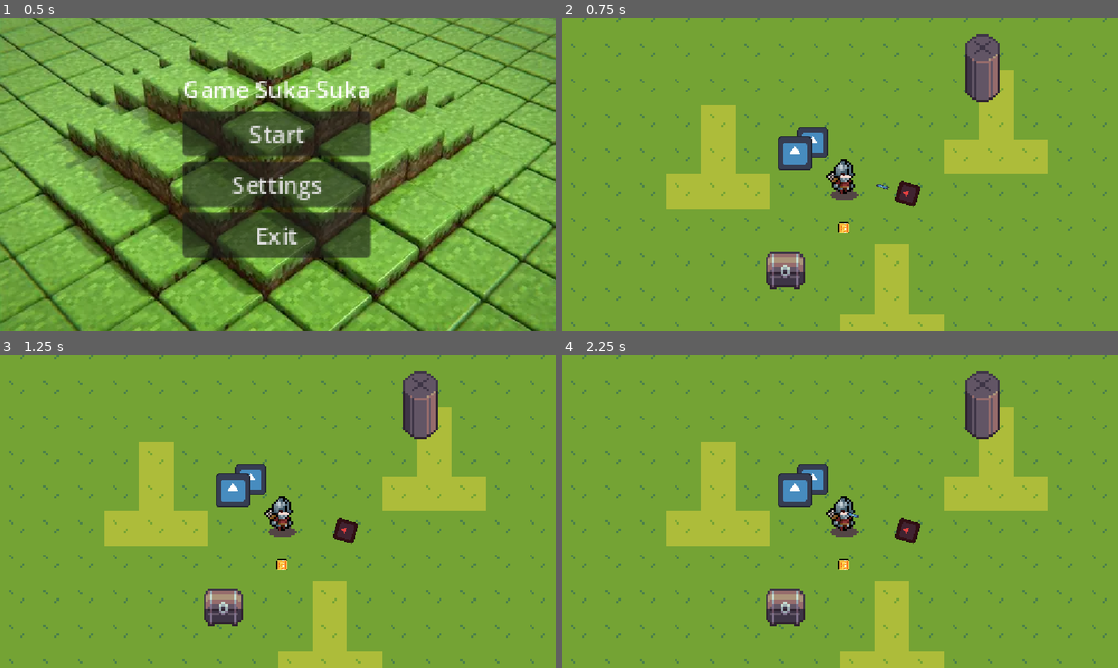
Above: before the commit, frames 1-4 (two rows, left to right).
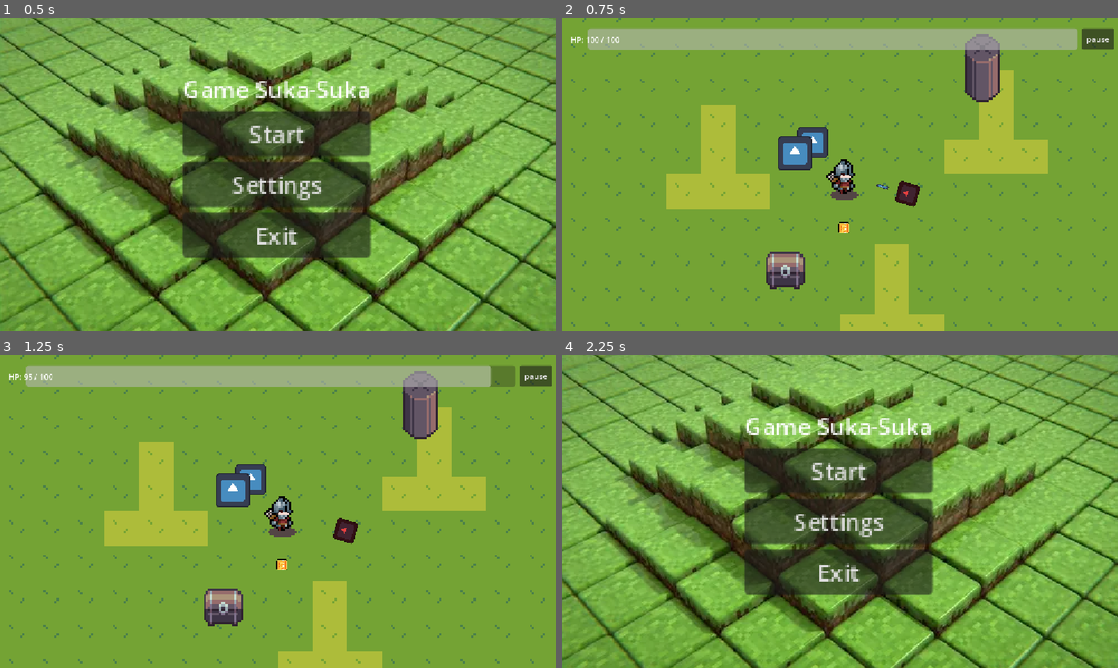
Above: after the commit, the same moments.

Repository: whyfren/HavenJakartaPrepare
Game: Godot game, scene res://UI/Menu.tscn
Same seed, same stepped clock (60 frames per second), same inputs: the game is played once before the commit and once after it. The engine's default icon, where the game draws it, is replaced by a stand-in: a white triangle on a blue panel in a dark square.
Inputs (mouse positions are in pixels of both pictures, inside the frame that each line leads up to):
- Up to frame 1 (0.5 s): no input
- Up to frame 2 (0.75 s): click "Start" at 0.5 s
- Up to frame 3 (1.25 s): no input
- Up to frame 4 (2.25 s): click (1095, 376) at 1.25 s, where only the run after the commit has a clickable "pause"; click (840, 570) at 2 s, where only the run after the commit has a clickable "Main Menu"

Frame 1 is identical in both runs. In frame 2, 6.3% of the frame differs, in the area x 1-100%, y 3-11%; in frame 3, 6.3%; in frame 4, 73%, in the area x 0-100%, y 0-100%.

Commit message:
adding health system, fixing pause system, adding helath damage to the enemy arrow

Diff:
--- /dev/null
+++ b/UI/hud.gd
@@ -0,0 +1,28 @@
+extends Control
+
+@onready var health_bar: ProgressBar = $ProgressBar
+@onready var health_label: Label = $Label
+@onready var pause_button: Button = $Pause
+
+func _ready() -> void:
+	Gamemanager.health_changed.connect(_on_health_changed)
+
+	_update_health(
+		Gamemanager.current_health,
+		Gamemanager.max_health
+	)
+
+
+func _on_health_changed(current: float, maximum: float) -> void:
+	_update_health(current, maximum)
+
+
+func _on_pause_pressed():
+	Gamemanager.toggle_pause()
+
+
+func _update_health(current: float, maximum: float) -> void:
+	health_bar.max_value = maximum
+	health_bar.value = current
+
+	health_label.text = "HP: %d / %d" % [current, maximum]
--- /dev/null
+++ b/UI/hud.tscn
@@ -0,0 +1,38 @@
+[gd_scene format=3 uid="uid://dc8ldq2y53pwc"]
+
+[ext_resource type="Script" uid="uid://eb36dhuhxsil" path="res://UI/hud.gd" id="1_37p78"]
+
+[node name="HUD" type="Control" unique_id=634769212]
+layout_mode = 3
+anchors_preset = 15
+anchor_right = 1.0
+anchor_bottom = 1.0
+grow_horizontal = 2
+grow_vertical = 2
+script = ExtResource("1_37p78")
+
+[node name="ProgressBar" type="ProgressBar" parent="." unique_id=74319950]
+layout_mode = 0
+offset_left = 54.0
+offset_top = 22.0
+offset_right = 1068.0
+offset_bottom = 66.0
+show_percentage = false
+
+[node name="Label" type="Label" parent="." unique_id=1251942918]
+layout_mode = 0
+offset_left = 18.0
+offset_top = 33.0
+offset_right = 68.0
+offset_bottom = 56.0
+text = "hp"
+
+[node name="Pause" type="Button" parent="." unique_id=1224613238]
+layout_mode = 0
+offset_left = 1077.0
+offset_top = 22.0
+offset_right = 1144.0
+offset_bottom = 65.0
+text = "pause"
+
+[connection signal="pressed" from="Pause" to="." method="_on_pause_pressed"]
--- a/UI/pause_menu.gd
+++ b/UI/pause_menu.gd
@@ -1,14 +1,19 @@
 extends Control
 
-func _ready():
+func _ready() -> void:
+	process_mode = Node.PROCESS_MODE_ALWAYS
+	Gamemanager.pause_changed.connect(_on_pause_changed)
 	hide()
 
+func _on_pause_changed(paused: bool) -> void:
+	visible = paused
+
 func _on_continue_pressed():
-	get_tree().paused = false
+	Gamemanager.resume_game()
 	hide()
 
 func _on_main_menu_pressed():
-	get_tree().paused = false
+	Gamemanager.resume_game()
 	get_tree().change_scene_to_file(
         "res://UI/Menu.tscn"
 	)
--- /dev/null
+++ b/autoload/gamemanager.gd
@@ -0,0 +1,35 @@
+extends Node
+
+
+signal pause_changed(paused: bool)
+signal health_changed(current_health: float, max_health: float)
+@onready var pause_menu = "res://UI/pause_menu.tscn"
+
+
+var max_health: float = 100.0
+var current_health: float = 100.0
+var is_paused: bool = false
+
+func take_damage(amount: float) -> void:
+	current_health = maxf(current_health - amount, 0.0)
+	health_changed.emit(current_health, max_health)
+
+
+func heal(amount: float) -> void:
+	current_health = minf(current_health + amount, max_health)
+	health_changed.emit(current_health, max_health)
+
+func toggle_pause() -> void:
+	is_paused = not is_paused
+	get_tree().paused = is_paused
+	pause_changed.emit(is_paused)
+
+
+func resume_game() -> void:
+	is_paused = false
+	get_tree().paused = false
+	pause_changed.emit(false)
+
+func reset_health() -> void:
+	current_health = max_health
+	health_changed.emit(current_health, max_health)
--- a/entitiy/enemy/enemy.gd
+++ b/entitiy/enemy/enemy.gd
@@ -94,5 +94,6 @@
 			continue
 
 		if is_instance_valid(player) and arrow.global_position.distance_to(player.global_position) < 30.0:
+			Gamemanager.take_damage(5.0)
 			arrow.queue_free()
 			arrows.erase(arrow_data)
--- a/knightplayer.gd
+++ b/knightplayer.gd
@@ -3,6 +3,13 @@
 const SPEED = 600.0
 
 @onready var animasi: AnimatedSprite2D = $AnimatedSprite2D
+
+func _input(event: InputEvent) -> void:
+	if event.is_action_pressed("ui_accept"):
+		Gamemanager.take_damage(10)
+
+	if event.is_action_pressed("ui_select"):
+		Gamemanager.heal(10)
 
 func _physics_process(_delta: float) -> void:
 	var move := Input.get_vector("left", "right", "up", "down")
--- a/main.gd
+++ b/main.gd
@@ -1,13 +1,7 @@
 extends Node
 
-@onready var pause_menu = $UI/PauseMenu
 
-func _input(event):
+
+func _unhandled_input(event: InputEvent) -> void:
 	if event.is_action_pressed("esc"):
-		toggle_pause()
-
-func toggle_pause():
-	var is_paused = not get_tree().paused
-
-	get_tree().paused = is_paused
-	pause_menu.visible = is_paused
+		Gamemanager.toggle_pause()
--- a/main.tscn
+++ b/main.tscn
@@ -10,6 +10,7 @@
 [ext_resource type="PackedScene" uid="uid://cvdn14qmd70d4" path="res://coins.tscn" id="6_7mycd"]
 [ext_resource type="PackedScene" uid="uid://cyqb7dwg3khgm" path="res://UI/pause_menu.tscn" id="7_5vw27"]
 [ext_resource type="PackedScene" uid="uid://cwn87kmgut4hx" path="res://entitiy/enemy/enemy.tscn" id="8_enemy"]
+[ext_resource type="PackedScene" uid="uid://dc8ldq2y53pwc" path="res://UI/hud.tscn" id="11_efxa6"]
 
 [node name="Main" type="Node2D" unique_id=698439086]
 script = ExtResource("1_5vw27")
@@ -45,4 +46,6 @@
 
 [node name="UI" type="CanvasLayer" parent="." unique_id=390738117]
 
+[node name="HUD" parent="UI" unique_id=634769212 instance=ExtResource("11_efxa6")]
+
 [node name="PauseMenu" parent="UI" unique_id=143324651 instance=ExtResource("7_5vw27")]
--- a/project.godot
+++ b/project.godot
@@ -14,6 +14,10 @@
 run/main_scene="uid://bcm6w2eml50aa"
 config/features=PackedStringArray("4.7", "GL Compatibility")
 config/icon="res://icon.svg"
+
+[autoload]
+
+Gamemanager="*uid://dwc7wvulol83g"
 
 [display]
 
Not shown, added: UI/hud.gd.uid
Not shown, added: autoload/gamemanager.gd.uid
